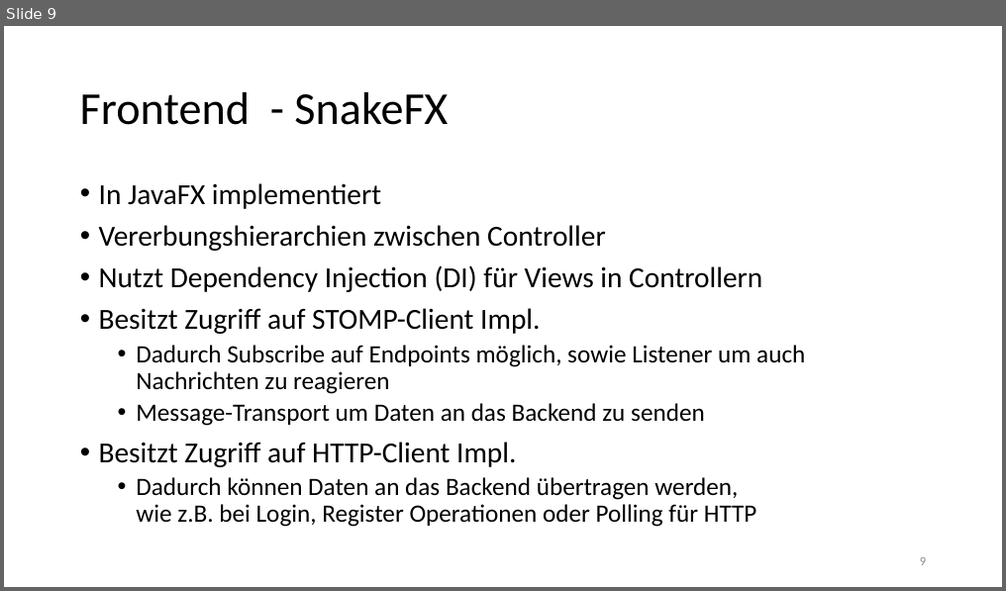
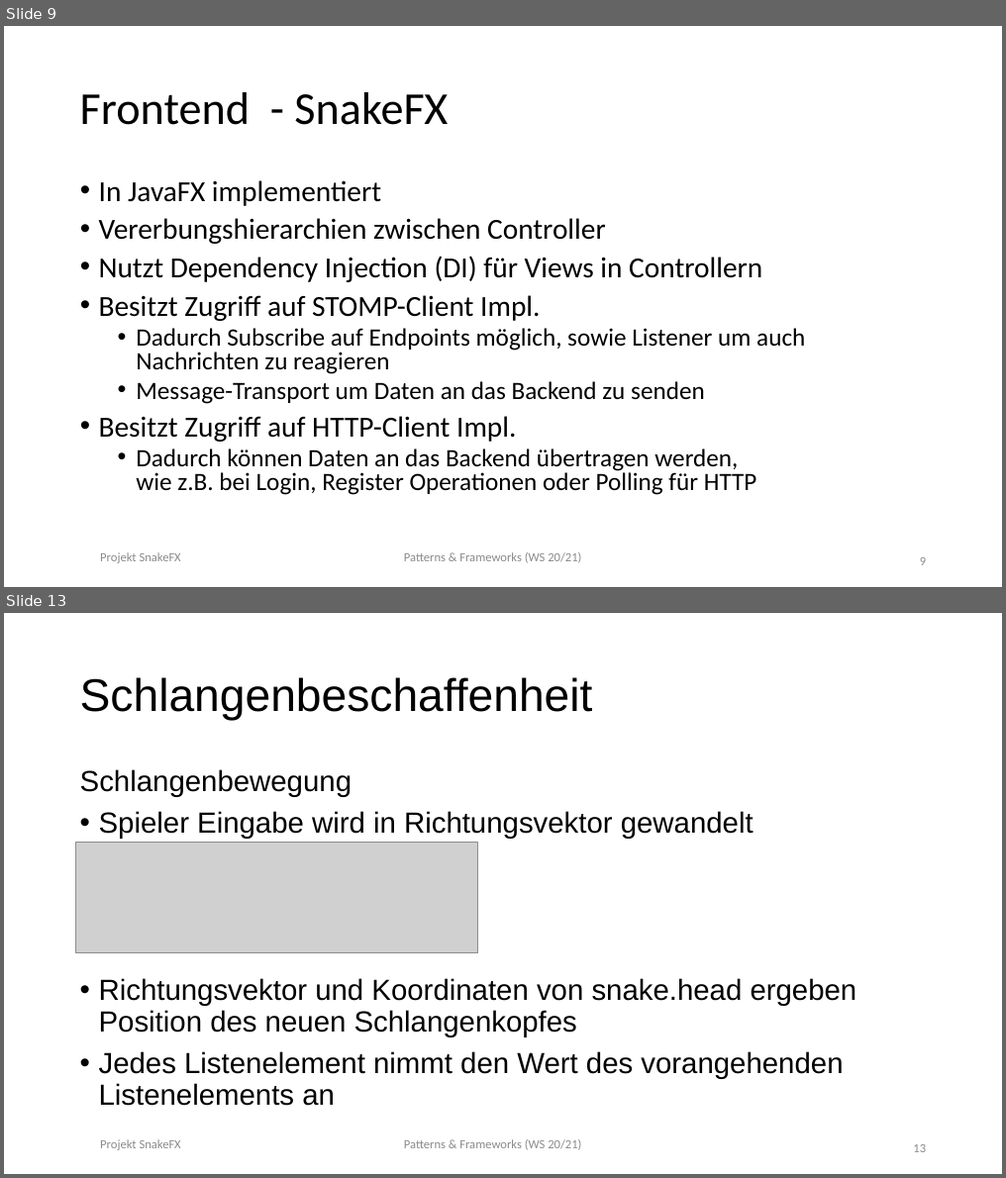
Before and after one commit to Bummelnderboris/Patterns_and_Frameworks, a slide deck: docs/00000_abgabe_final/3_Prasentation/Wulfert_PF_SnakeFX.pptx. Shown one above the other, each under a label of ours: slide 9 before the commit, slides 9 and 13 after it; the slides between them are not shown. The pictures are 1006x591 and 1006x1178 pixels, drawn with LibreOffice and Linux fonts; fonts in the diff are those of the drawing; grey boxes stand for pictures. Boxes give left, top, right and bottom in pixels: in the first picture for what was removed or moved away, otherwise in the second. Text is boxed around its words. In the diff, an @@ line names an element or a change of style, - is before the commit and + after.

```diff
--- a/docs/00000_abgabe_final/3_Prasentation/Wulfert_PF_SnakeFX.pptx
+++ b/docs/00000_abgabe_final/3_Prasentation/Wulfert_PF_SnakeFX.pptx
@@ slide 13 added at bbox=[4, 613, 1002, 1174], background #FFFFFF @@
@@ title added at bbox=[80, 677, 593, 721], 44 pt, text #000000 @@
+Schlangenbeschaffenheit
@@ text added at bbox=[80, 769, 857, 1106], 28 pt, text #000000 @@
+Schlangenbewegung
+• Spieler Eingabe wird in Richtungsvektor gewandelt
+• Richtungsvektor und Koordinaten von snake.head ergeben Position des neuen Schlangenkopfes
+• Jedes Listenelement nimmt den Wert des vorangehenden Listenelements an
@@ picture added at bbox=[76, 842, 478, 953] @@
@@ text added at bbox=[100, 1140, 181, 1151], 12 pt, text #8B8B8B @@
+Projekt SnakeFX
@@ text added at bbox=[404, 1140, 581, 1151], 12 pt, text #8B8B8B @@
+Patterns & Frameworks (WS 20/21)
@@ page number added at bbox=[913, 1145, 926, 1153], 12 pt, text #8B8B8B @@
+13
@@ slide 9 changed as well @@
@@ text "In JavaFX implementiert" at bbox=[99, 180, 805, 495]: line spacing 0.9 to 0.8 @@
@@ text added at bbox=[100, 553, 181, 564], 12 pt, text #8B8B8B @@
+Projekt SnakeFX
@@ text added at bbox=[404, 553, 581, 564], 12 pt, text #8B8B8B @@
+Patterns & Frameworks (WS 20/21)
```
Also in this commit, not shown: 8 other slides changed, 7 other slides added, 1 slide removed, 3 other files.
